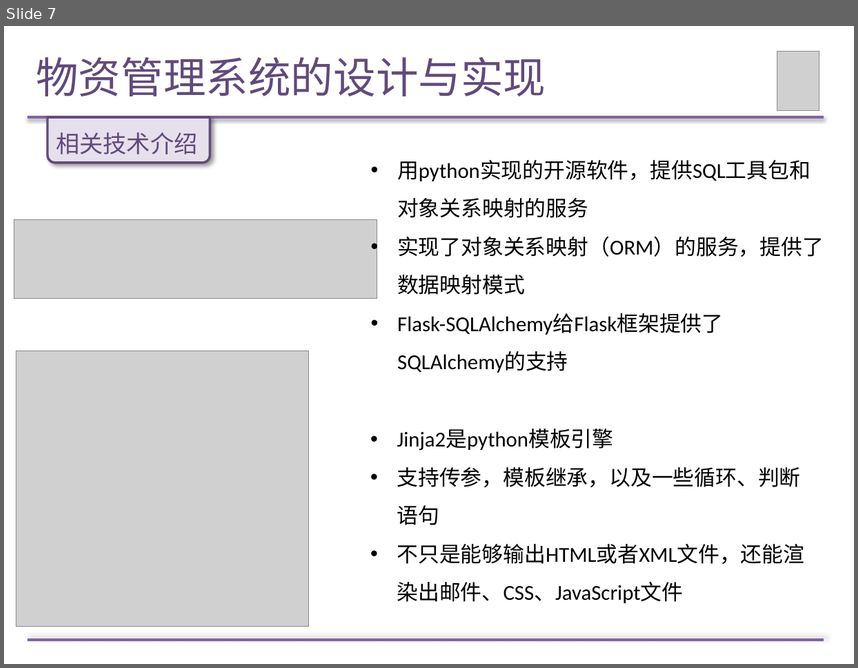
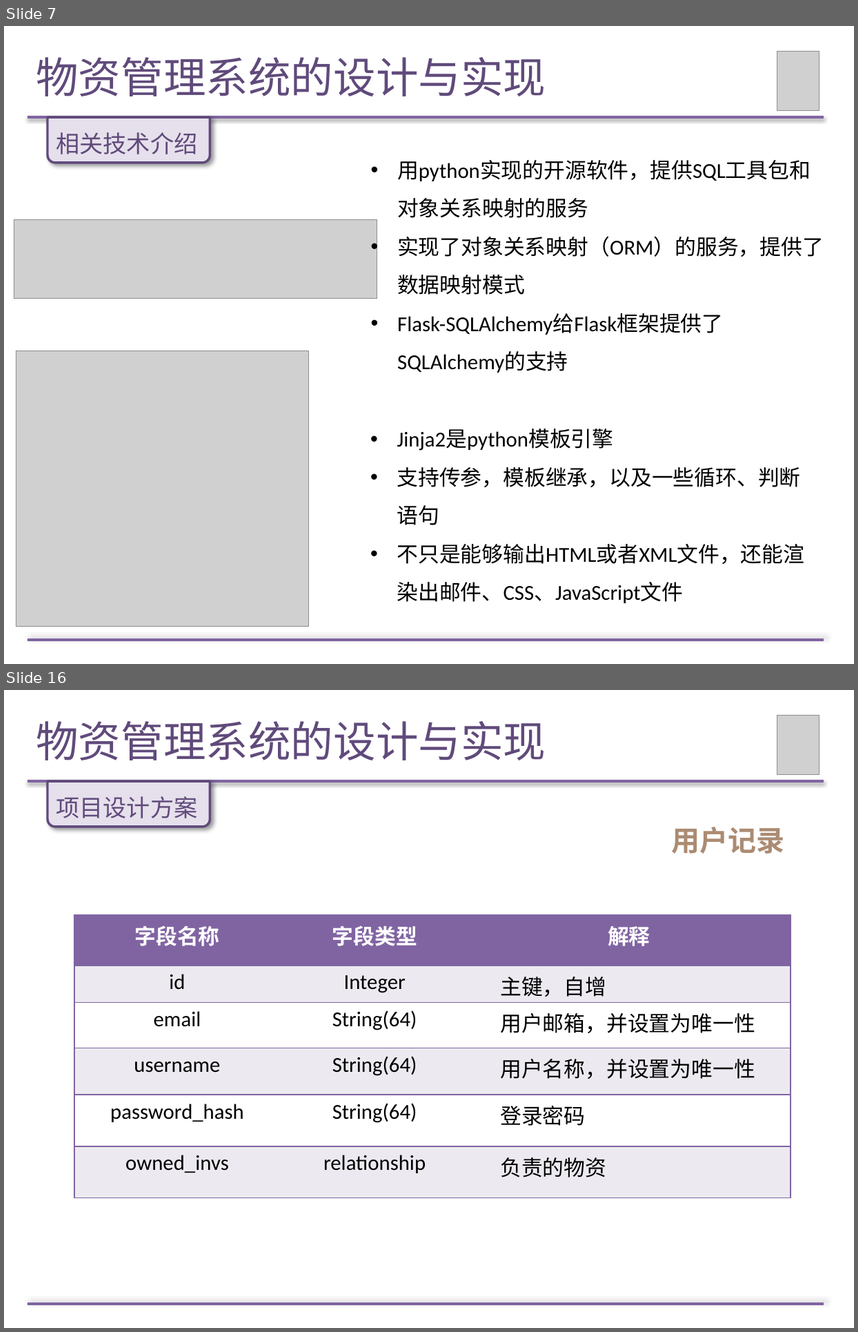
Before and after one commit to Wendy-Wu/LM-paper, a slide deck: 论文答辩PPT.pptx. Shown one above the other, each under a label of ours: slide 7 before the commit, slides 7 and 16 after it; the slides between them are not shown. The pictures are 858x668 and 858x1332 pixels, drawn with LibreOffice and Linux fonts; fonts in the diff are those of the drawing; grey boxes stand for pictures. Boxes give left, top, right and bottom in pixels: in the first picture for what was removed or moved away, otherwise in the second. Text is boxed around its words. In the diff, an @@ line names an element or a change of style, - is before the commit and + after.

```diff
--- a/论文答辩PPT.pptx
+++ b/论文答辩PPT.pptx
@@ slide 16 added at box(4, 690, 854, 1328), background #FFFFFF @@
@@ title added at box(36, 721, 546, 760), 36 pt, text #604A7B @@
+物资管理系统的设计与实现
@@ picture added at box(777, 716, 819, 775) @@
@@ line added from (27, 781) to (824, 781), #8064A2 2 pt @@
@@ round same rect added at box(47, 781, 210, 826), fill #E6E0EC, outline #604A7B 2 pt @@
@@ text added at box(56, 796, 198, 818), 20 pt, text #604A7B @@
+项目设计方案
@@ text added at box(672, 827, 785, 854), 24 pt, text #AB8B72, bold @@
+用户记录
@@ table added at box(74, 915, 791, 1198), 6 rows, 3 columns @@
+字段名称 | 字段类型 | 解释
+id | Integer | 主键，自增
+email | String(64) | 用户邮箱，并设置为唯一性
+username | String(64) | 用户名称，并设置为唯一性
+password_hash | String(64) | 登录密码
+owned_invs | relationship | 负责的物资
@@ line added from (27, 1303) to (824, 1303), #8064A2 2 pt @@
```
Also in this commit, not shown: 1 slide changed, 15 other slides added.
